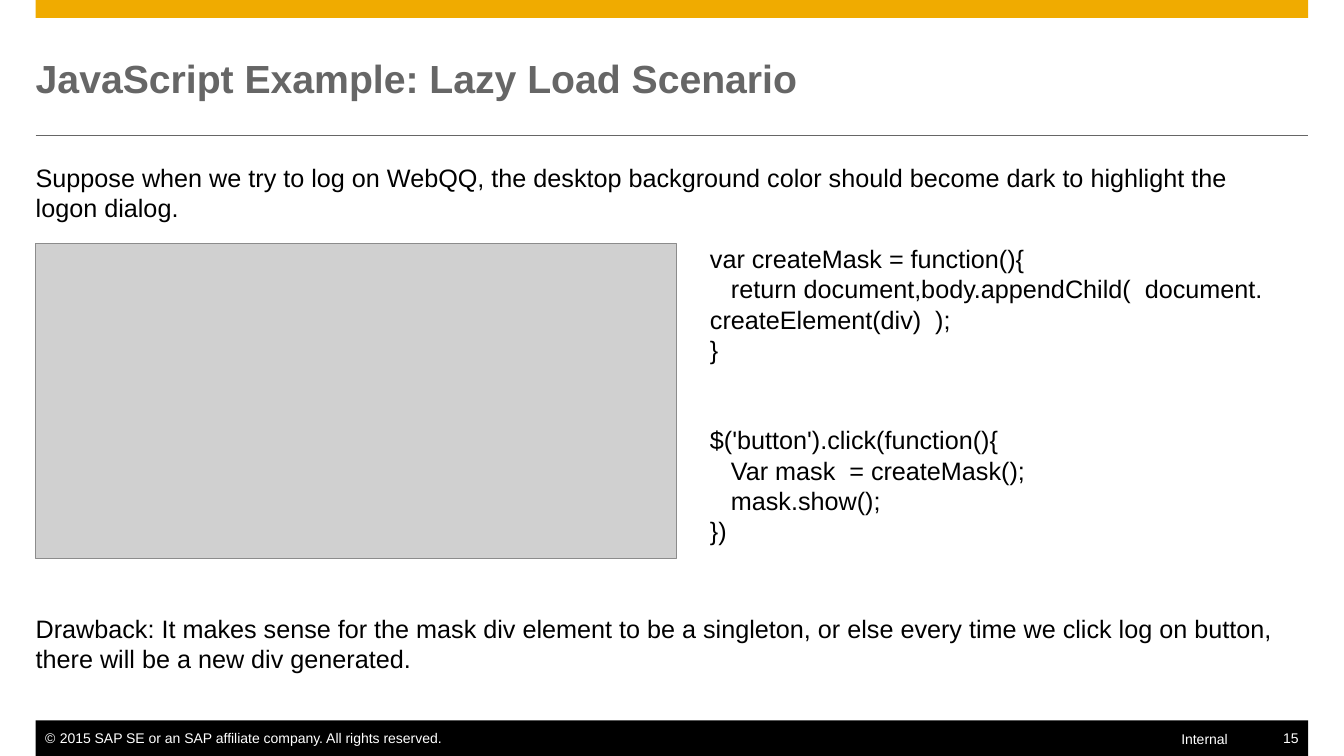
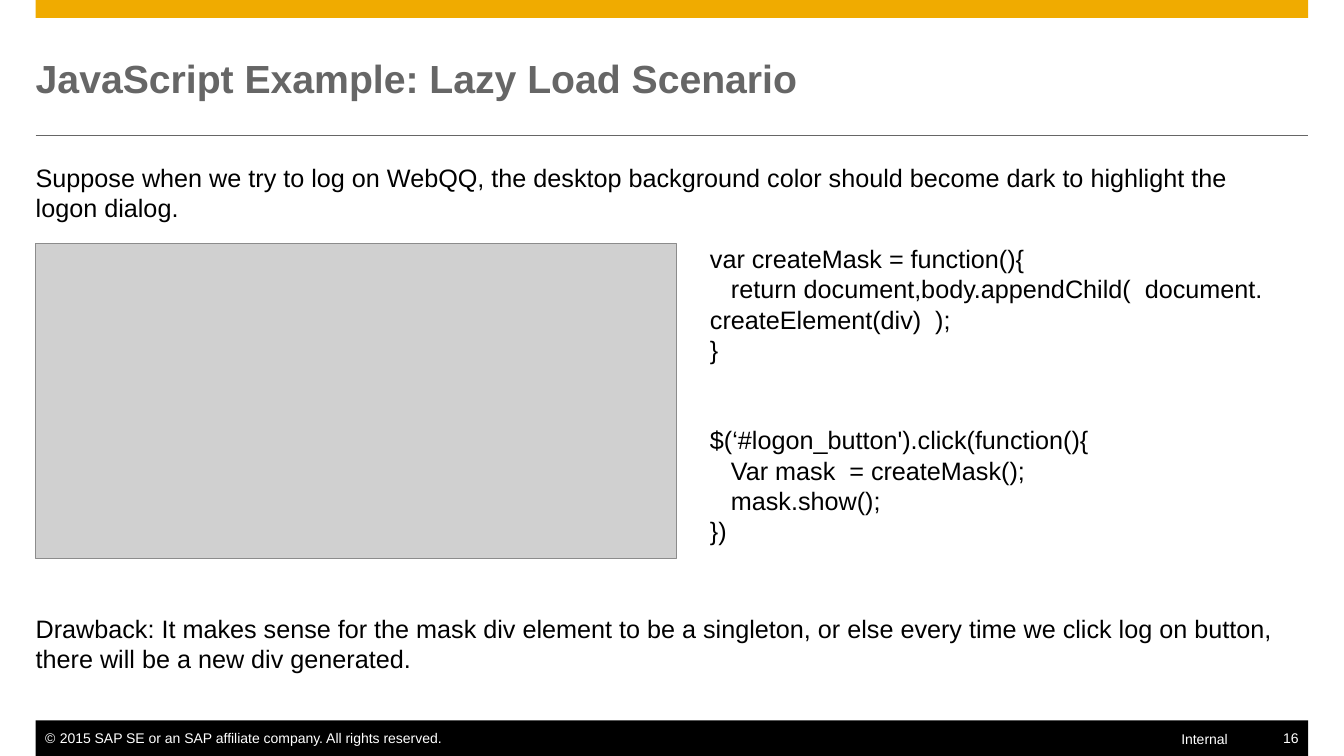
Before and after one commit to mxpang/jerryslide, a slide deck: slide 16 of training/ProgrammingLanguage/001_closure.pptx (slide 15 before the commit). Drawn at 1344x756 pixels with LibreOffice and Linux fonts; fonts in the diff are those of the drawing; grey boxes stand for pictures. Boxes give left, top, right and bottom in pixels: in the first picture for what was removed or moved away, otherwise in the second. Text is boxed around its words. In the diff, an @@ line names an element or a change of style, - is before the commit and + after.

```diff
--- a/training/ProgrammingLanguage/001_closure.pptx
+++ b/training/ProgrammingLanguage/001_closure.pptx
@@ text at (710,430,1088,455): text changed @@
-$('button').click(function(){
+$(‘#logon_button').click(function(){
@@ page number at (1283,733,1299,743): text changed @@
-15
+16
```
Also in this commit, not shown: 8 other slides changed, 1 slide added, 2 other files.
